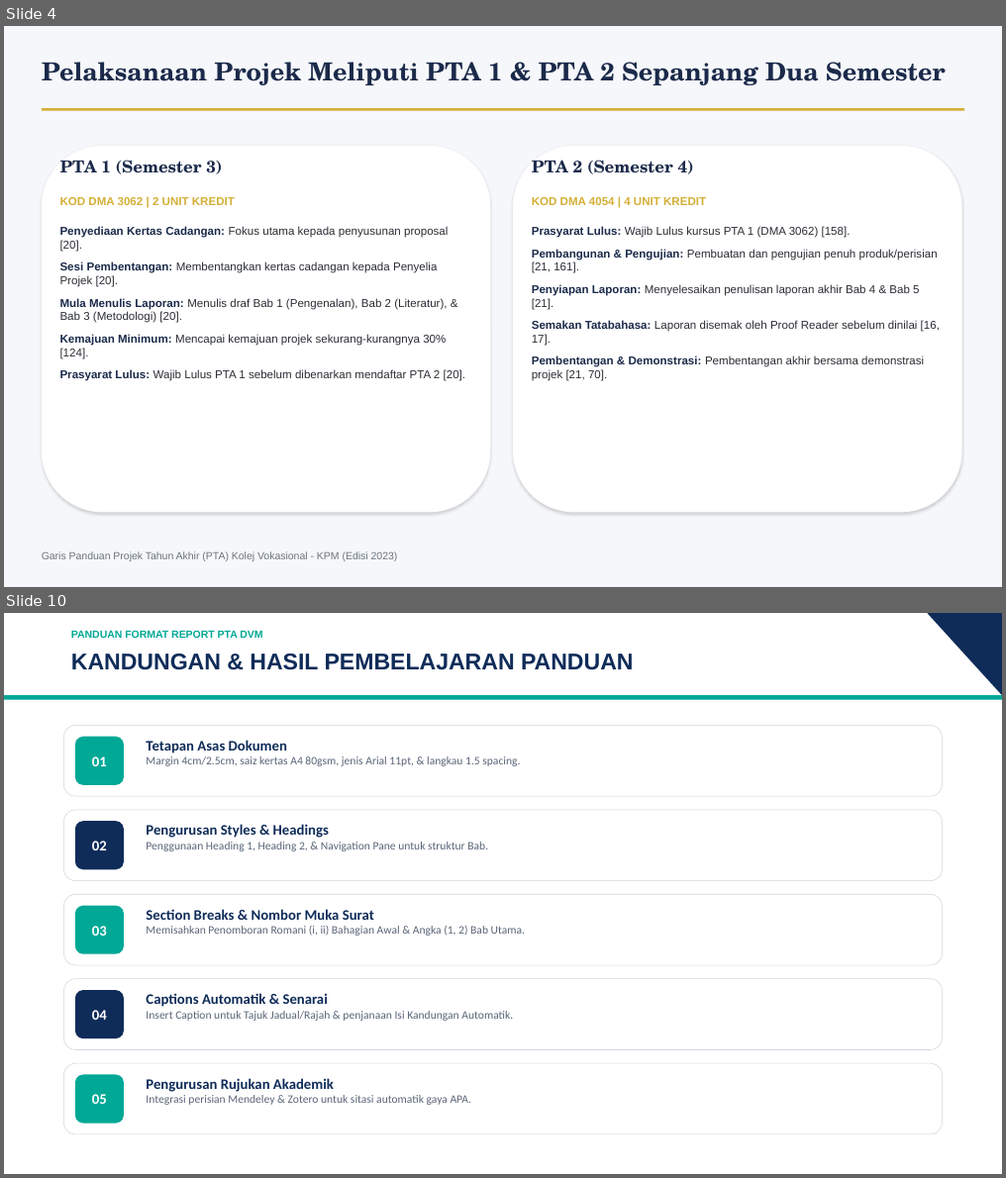
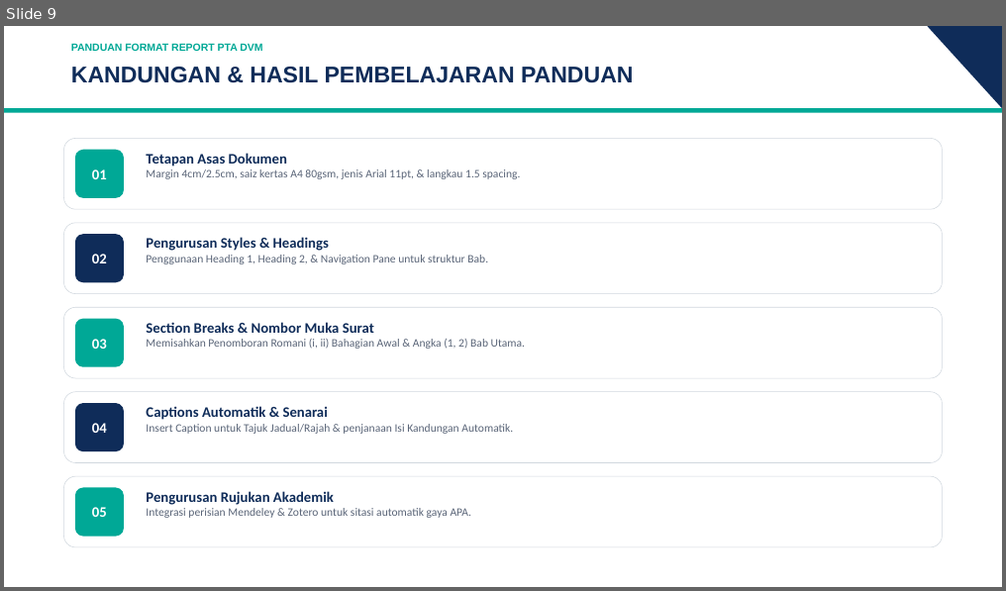
Before and after one commit to cikdet/KVreportformat, a slide deck: KV_PTA_KVSegamat_Sept2026_edit.pptx. Shown one above the other, each under a label of ours: slides 4 and 10 before the commit, slide 9 after it; the slides between them are not shown. The pictures are 1006x1178 and 1006x591 pixels, drawn with LibreOffice and Linux fonts; fonts in the diff are those of the drawing; background and template pictures are left out. Boxes give left, top, right and bottom in pixels: in the first picture for what was removed or moved away, otherwise in the second. Text is boxed around its words. In the diff, an @@ line names an element or a change of style, - is before the commit and + after.

```diff
--- a/KV_PTA_KVSegamat_Sept2026_edit.pptx
+++ b/KV_PTA_KVSegamat_Sept2026_edit.pptx
@@ slide 4 removed at (x1=4, y1=26, x2=1002, y2=587), background picture (left out) @@
@@ text removed at (x1=42, y1=62, x2=945, y2=85) @@
-Pelaksanaan Projek Meliputi PTA 1 & PTA 2 Sepanjang Dua Semester
@@ rectangle removed at (x1=42, y1=108, x2=964, y2=110) @@
@@ rounded rectangle removed at (x1=42, y1=146, x2=491, y2=513) @@
@@ text removed at (x1=60, y1=160, x2=222, y2=174) @@
-PTA 1 (Semester 3)
@@ rounded rectangle removed at (x1=513, y1=146, x2=962, y2=513) @@
@@ text removed at (x1=532, y1=160, x2=694, y2=174) @@
-PTA 2 (Semester 4)
@@ text removed at (x1=60, y1=197, x2=235, y2=205) @@
-KOD DMA 3062 | 2 UNIT KREDIT
@@ text removed at (x1=532, y1=197, x2=706, y2=205) @@
-KOD DMA 4054 | 4 UNIT KREDIT
@@ text removed at (x1=60, y1=226, x2=465, y2=381) @@
-Penyediaan Kertas Cadangan: Fokus utama kepada penyusunan proposal [20].
-Sesi Pembentangan: Membentangkan kertas cadangan kepada Penyelia Projek [20].
-Mula Menulis Laporan: Menulis draf Bab 1 (Pengenalan), Bab 2 (Literatur), & Bab 3 (Metodologi) [20].
-Kemajuan Minimum: Mencapai kemajuan projek sekurang-kurangnya 30% [124].
-Prasyarat Lulus: Wajib Lulus PTA 1 sebelum dibenarkan mendaftar PTA 2 [20].
@@ text removed at (x1=532, y1=226, x2=940, y2=381) @@
-Prasyarat Lulus: Wajib Lulus kursus PTA 1 (DMA 3062) [158].
-Pembangunan & Pengujian: Pembuatan dan pengujian penuh produk/perisian [21, 161].
-Penyiapan Laporan: Menyelesaikan penulisan laporan akhir Bab 4 & Bab 5 [21].
-Semakan Tatabahasa: Laporan disemak oleh Proof Reader sebelum dinilai [16, 17].
-Pembentangan & Demonstrasi: Pembentangan akhir bersama demonstrasi projek [21, 70].
@@ text removed at (x1=42, y1=552, x2=398, y2=562) @@
-Garis Panduan Projek Tahun Akhir (PTA) Kolej Vokasional - KPM (Edisi 2023)
@@ what was slide 10 is now slide 9 @@
```
Also in this commit, not shown: 6 slides changed, 1 slide added, 2 other slides removed, 3 other files.
